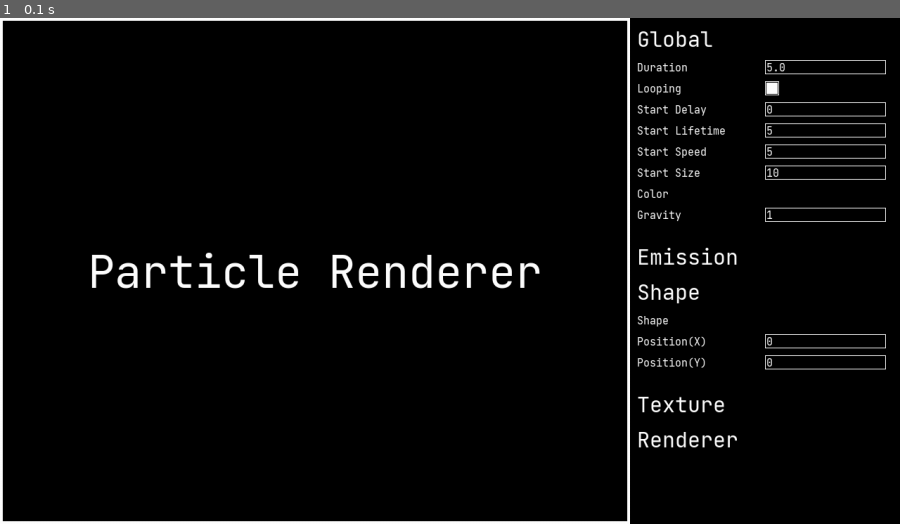
Above: before the commit, frame 1.
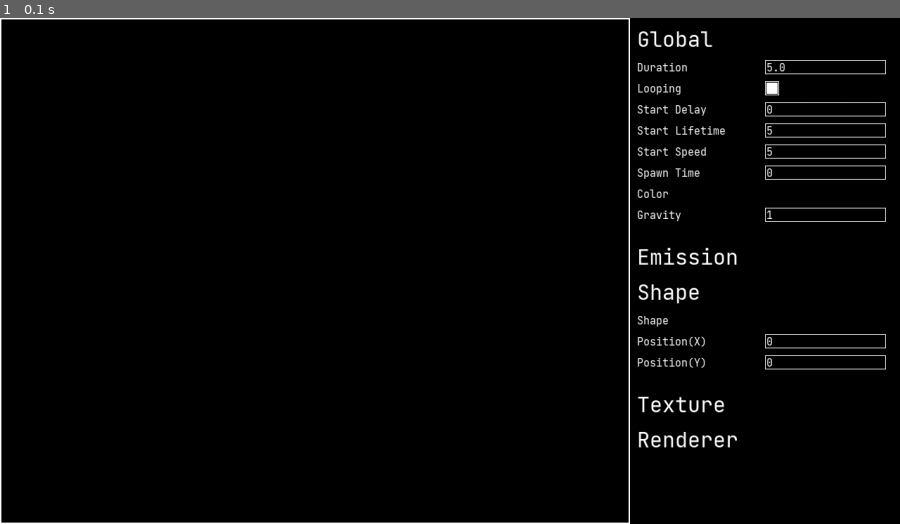
Above: after the commit, the same moment.

Repository: ManojTGN/pygame-particle-system
Game: pygame game, started from src/main.py
The game is run twice, just before and just after one commit, with the same random seed, the same clock (stepped at 60 frames per second) and the same inputs.
Inputs:
- Up to frame 1 (0.1 s): no input

The runs differ from the first frame. In frame 1, 2.1% of the frame differs, in the area x 0-87%, y 0-100%.

Commit message:
Adding ParticleSystem

Diff:
--- a/src/ParticleSystem/Configs.py
+++ b/src/ParticleSystem/Configs.py
@@ -16,7 +16,7 @@
     ("Start Delay","INPUT",0),
     ("Start Lifetime","INPUT",5),
     ("Start Speed","INPUT",5),
-    ("Start Size","INPUT",10),
+    ("Spawn Time","INPUT",0),
     ("Color","COLOR",COLOR_WHITE),
     ("Gravity","INPUT",1),
 ]
--- a/src/ParticleSystem/Game.py
+++ b/src/ParticleSystem/Game.py
@@ -22,18 +22,18 @@
                 pos = pygame.mouse.get_pos()
                 pos = (pos[0] - self.Screen.RENDERER_WINDOW.get_size()[0],pos[1])
 
-                for Surface in self.Screen.Surf.Surfaces:
+                for Surface in self.Screen.SettingsSurf.Surfaces:
                     for Component in Surface.Components:
                         if(type(Component) == Input): Component.isClicked(pos)
                         if(type(Component) == Checkbox): Component.isClicked(pos)
 
             if(event.type == pygame.KEYDOWN):
                 if(event.key == pygame.K_ESCAPE or event.key == pygame.K_RETURN):
-                    for INPUT in self.Screen.Surf.Surfaces:
+                    for INPUT in self.Screen.SettingsSurf.Surfaces:
                         for Component in INPUT.Components:
                             if(type(Component) == Input):Component.DoneTyping()
 
-                for INPUT in self.Screen.Surf.Surfaces:
+                for INPUT in self.Screen.SettingsSurf.Surfaces:
                     for Component in INPUT.Components:
                         if(type(Component) == Input and Component.isTyping):Component.Type(event)
 
--- /dev/null
+++ b/src/ParticleSystem/MainSurf.py
@@ -0,0 +1,58 @@
+import pygame
+
+from .Configs import COLOR_WHITE
+
+class Particle:
+    def __init__(self) -> None:
+        pass
+
+    def isDead(self) -> bool:
+        return False
+
+    def render(self):
+        pass
+
+class ParticleSys:
+    def fillMissing(self):
+        # Todo: Check For Missing / Invalid Values
+        # And Set It To Default If The Section Is Active
+        return
+
+    def start(self) -> bool:
+        self.canRender = True
+        return self.canRender
+
+    def stop(self) -> bool:
+        self.canRender = False
+        return self.canRender
+
+    def isRenderDone(self) -> bool:
+        for PARTICLE in self.PARTICLES:
+            if(not PARTICLE.isDead()):
+                return False
+
+        return True
+
+    def render(self) -> bool:
+        if(not self.canRender):return False
+
+        if(not self.OPTIONS['Looping']):
+            if(self.isRenderDone()):
+                self.canRender = False
+            return
+
+        for PARTICLE in self.PARTICLES[:]:
+            if(not PARTICLE.isDead()):self.PARTICLES.remove(PARTICLE)
+        for PARTICLE in self.PARTICLES:PARTICLE.render()
+
+        pygame.draw.rect(self.WINDOW,COLOR_WHITE,pygame.Rect(0,0,self.WINDOW.get_width(),self.WINDOW.get_height()),2)
+        return True
+
+    def __init__(self,MainWindow:pygame.Surface,options:dict) -> None:
+
+        self.WINDOW = MainWindow
+        self.OPTIONS = options
+        self.PARTICLES = []
+
+        self.canRender = True
+        self.fillMissing()
--- a/src/ParticleSystem/ParticleSystem.py
+++ /dev/null
@@ -1,9 +0,0 @@
-
-class Particle:
-    def __init__(self) -> None:
-        pass
-
-
-class ParticleSys:
-    def __init__(self) -> None:
-        pass
--- a/src/ParticleSystem/Screen.py
+++ b/src/ParticleSystem/Screen.py
@@ -1,7 +1,7 @@
 import pygame
 from ParticleSystem.Configs import *
-from ParticleSystem.Surf import SurfManager
-from ParticleSystem.UI.Font import Font
+from ParticleSystem.MainSurf import ParticleSys
+from ParticleSystem.SettingsSurf import SettingsSurfManager
 
 class Screen:
     def __init__(self) -> None:
@@ -11,25 +11,15 @@
         self.RENDERER_WINDOW = pygame.Surface(((self.WINDOW_SIZE[0]/10)*7,self.WINDOW_SIZE[1]))
         self.SETTING_WINDOW = pygame.Surface(((self.WINDOW_SIZE[0]/10)*3,self.WINDOW_SIZE[1]))
 
-        self.FONT = Font()
-        self.Surf = SurfManager(self.SETTING_WINDOW)
-
-        #RENDERER SCREEN
-        self.RendererText = self.FONT.render("Particle Renderer",COLOR_WHITE,64)
-        self.RendererTextPos = self.RendererText.get_rect()
-        self.RendererTextPos.center = ( self.RENDERER_WINDOW.get_size()[0]//2, self.RENDERER_WINDOW.get_size()[1]//2 )
-
-    def render_rendererWindow(self) -> None:
-        self.RENDERER_WINDOW.fill(COLOR_BLACK)
-        pygame.draw.rect(self.RENDERER_WINDOW,COLOR_WHITE,pygame.Rect(0,0,self.RENDERER_WINDOW.get_size()[0],self.RENDERER_WINDOW.get_size()[1]),4)
-        self.RENDERER_WINDOW.blit(self.RendererText,self.RendererTextPos)
-
+        self.SettingsSurf = SettingsSurfManager(self.SETTING_WINDOW)
+        self.MainSurf = ParticleSys(self.RENDERER_WINDOW,self.SettingsSurf.OPTIONS)
 
     def BlitToMainScreen(self) -> None:
         self.WINDOW.blit(self.RENDERER_WINDOW,(0,0))
         self.WINDOW.blit(self.SETTING_WINDOW,(self.RENDERER_WINDOW.get_size()[0],0))
 
     def render(self) -> None:
-        self.render_rendererWindow()
-        self.Surf.render()
+        self.MainSurf.render()
+        self.SettingsSurf.render()
+
         self.BlitToMainScreen()
--- a/src/ParticleSystem/Surf.py
+++ b/src/ParticleSystem/SettingsSurf.py
@@ -4,7 +4,7 @@
 from ParticleSystem.UI.Input import Input
 from ParticleSystem.UI.Checkbox import Checkbox
 
-class Surf:
+class SettingsSurf:
     def __init__(self,SETTINGS:tuple,surf:pygame.Surface,Startpos:tuple = (0,0)) -> None:
         self.SETTINGS = SETTINGS
 
@@ -28,10 +28,8 @@
 
             #Component
             tmpX = self.Texts[-1][0].get_rect().width +20 if(self.Texts[-1][0].get_rect().width > self.width) else self.width//2
-            if(SETTING[1] == "INPUT"):
-                self.Components.append(Input(self.surf,tmpX,tmpY,tmpX-20,self.Texts[-1][0].get_rect().height,SETTING[2],SETTING[2]))
-            elif(SETTING[1] == "CHECKBOX"):
-                self.Components.append(Checkbox(self.surf,tmpX,tmpY,20,SETTING[2]))
+            if(SETTING[1] == "INPUT"):self.Components.append(Input(self.surf,tmpX,tmpY,tmpX-20,self.Texts[-1][0].get_rect().height,SETTING[2],SETTING[2]))
+            elif(SETTING[1] == "CHECKBOX"):self.Components.append(Checkbox(self.surf,tmpX,tmpY,20,SETTING[2]))
 
             tmpY = tmpY+self.heightGap+20 if(SETTING[1] == "TITLE") else tmpY+self.heightGap
 
@@ -45,14 +43,20 @@
         for Text in self.Texts:self.surf.blit(Text[0],Text[1])
         for Component in self.Components:Component.render()
 
-class SurfManager:
+class SettingsSurfManager:
     def __init__(self,SettingsSurface:pygame.Surface) -> None:
         self.SettingsSurface = SettingsSurface
         self.Surfaces = []
+        self.OPTIONS = {}
 
         startpos = (0,10)
         for SETTINGS in SETTINGS_LIST:
-            self.Surfaces.append(Surf(SETTINGS,self.SettingsSurface,startpos))
+
+            for SETTING in SETTINGS:
+                if(SETTING[1] != "TITLE"):
+                    self.OPTIONS[SETTING[0].replace(' ','_')] = SETTING[2]
+
+            self.Surfaces.append(SettingsSurf(SETTINGS,self.SettingsSurface,startpos))
             startpos = (0,self.Surfaces[-1].Texts[-1][1][1] + 50)
 
     def hover(self):
@@ -66,4 +70,5 @@
         self.SettingsSurface.fill(COLOR_BLACK)
 
         self.hover()
-        for Surface in self.Surfaces:Surface.render()
+        for Surface in self.Surfaces:
+            Surface.render()
